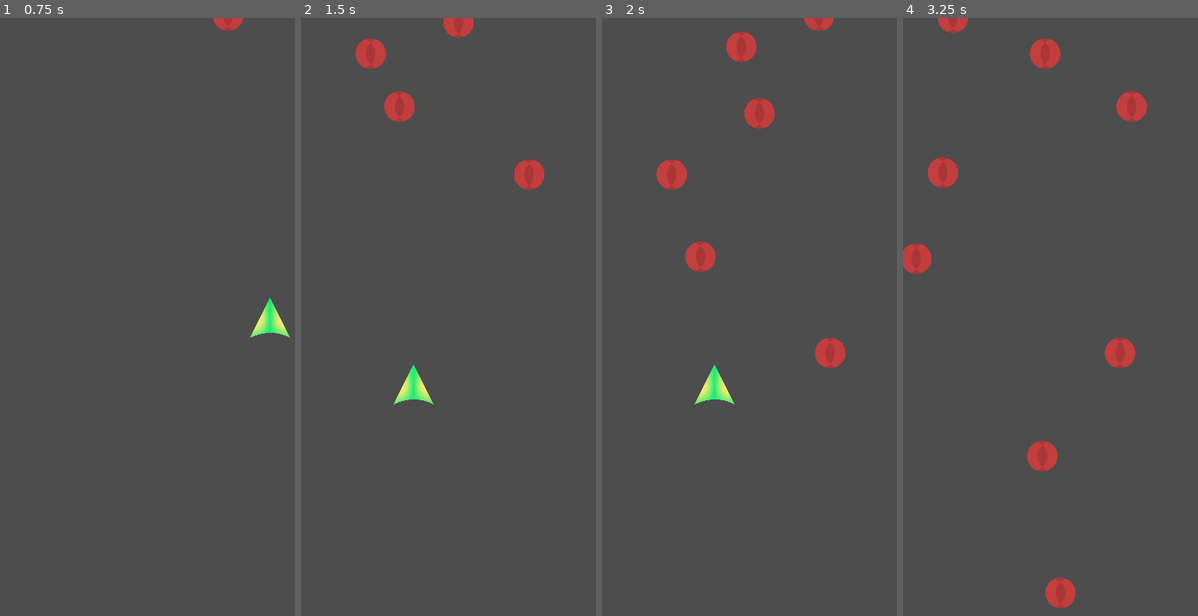
Above: before the commit, frames 1-4 (left to right).
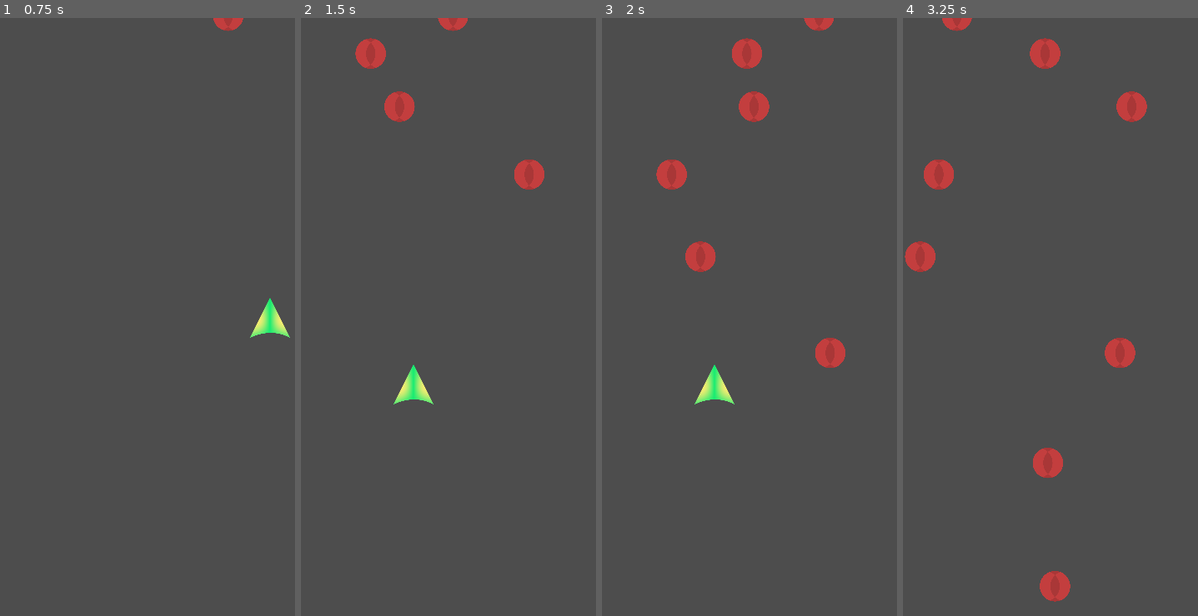
Above: after the commit, the same moments.

Repository: youngjaeahn1995/shapeship-run
Game: Godot game, scene res://Main.tscn
The game is run twice, just before and just after one commit, with the same random seed, the same clock (stepped at 60 frames per second) and the same inputs.
Inputs (mouse positions are in pixels of both pictures, inside the frame that each line leads up to):
- Up to frame 1 (0.75 s): tap Enter at 0.5 s; move the mouse to (271, 317) at 0.52 s; click (271, 317) at 0.67 s
- Up to frame 2 (1.5 s): move the mouse to (413, 382) at 1.27 s; click (413, 382) at 1.42 s
- Up to frame 3 (2 s): no input
- Up to frame 4 (3.25 s): move the mouse to (1127, 203) at 2.02 s; click (1127, 203) at 2.17 s; move the mouse to (1071, 484) at 2.77 s; click (1071, 484) at 2.92 s

Frame 1 is identical in both runs. In frame 2, 0.2% of the frame differs, in the area x 46-59%, y 0-4%; in frame 3, 0.9%; in frame 4, 1.5%, in the area x 0-59%, y 0-99%.

Commit message:
Added octogon scene

Diff:
--- a/scenes/obstacles/ball.gd
+++ b/scenes/obstacles/ball.gd
@@ -5,9 +5,8 @@
 
 # Called when the node enters the scene tree for the first time.
 func _ready():
-	var ball_sprite = get_node("Sprite2D")
 	screen_size = get_viewport_rect().size
-	ball_height = ball_sprite.texture.get_height() * ball_sprite.scale.y
+	ball_height = $Sprite2D.texture.get_height() * $Sprite2D.scale.y
 
 # Called every frame. 'delta' is the elapsed time since the previous frame.
 func _process(delta):
--- a/scenes/obstacles/ball.tscn
+++ b/scenes/obstacles/ball.tscn
@@ -4,7 +4,6 @@
 [ext_resource type="Texture2D" uid="uid://d3425hlov72tb" path="res://assets/obstacles/ball.png" id="1_x5160"]
 
 [sub_resource type="CircleShape2D" id="CircleShape2D_et8p8"]
-radius = 29.0
 
 [node name="Ball" type="RigidBody2D"]
 script = ExtResource("1_0yv2x")
--- /dev/null
+++ b/scenes/obstacles/fading_polygon.tscn
@@ -0,0 +1,5 @@
+[gd_scene format=3 uid="uid://rpjgushnmywh"]
+
+[node name="fading_polygon" type="Node"]
+
+[node name="Timer" type="Timer" parent="."]
--- /dev/null
+++ b/scenes/obstacles/octogon.gd
@@ -0,0 +1,19 @@
+extends StaticBody2D
+
+var tween = get_tree().create_tween()
+
+# Called when the node enters the scene tree for the first time.
+func _ready():
+	pass
+
+# Called every frame. 'delta' is the elapsed time since the previous frame.
+func _process(delta):
+	pass
+
+func fade_in(duration):
+	tween.interpolate_property($Sprite2D, "modulate:a", modulate.a, 1, duration, Tween.TRANS_LINEAR, Tween.EASE_IN_OUT)
+	tween.start()
+
+func fade_out(duration):
+	tween.interpolate_property($Sprite2D, "modulate:a", modulate.a, 0, duration, Tween.TRANS_LINEAR, Tween.EASE_IN_OUT)
+	tween.start()
--- /dev/null
+++ b/scenes/obstacles/octogon.tscn
@@ -0,0 +1,14 @@
+[gd_scene load_steps=3 format=3 uid="uid://be0u5attgagen"]
+
+[ext_resource type="Texture2D" uid="uid://bbvoo35f3631n" path="res://assets/obstacles/octogon.png" id="1_uihhc"]
+[ext_resource type="Script" path="res://scenes/obstacles/octogon.gd" id="1_uu83n"]
+
+[node name="Octogon" type="StaticBody2D"]
+script = ExtResource("1_uu83n")
+
+[node name="Sprite2D" type="Sprite2D" parent="."]
+scale = Vector2(0.15, 0.15)
+texture = ExtResource("1_uihhc")
+
+[node name="CollisionPolygon2D" type="CollisionPolygon2D" parent="."]
+polygon = PackedVector2Array(-21, -21, 0, -29, 20, -21, 29, 0, 20, 21, 0, 29, -20, 21, -29, 0)
Binary file added: assets/obstacles/octogon.png
Not shown, added: assets/obstacles/octogon.png.import
